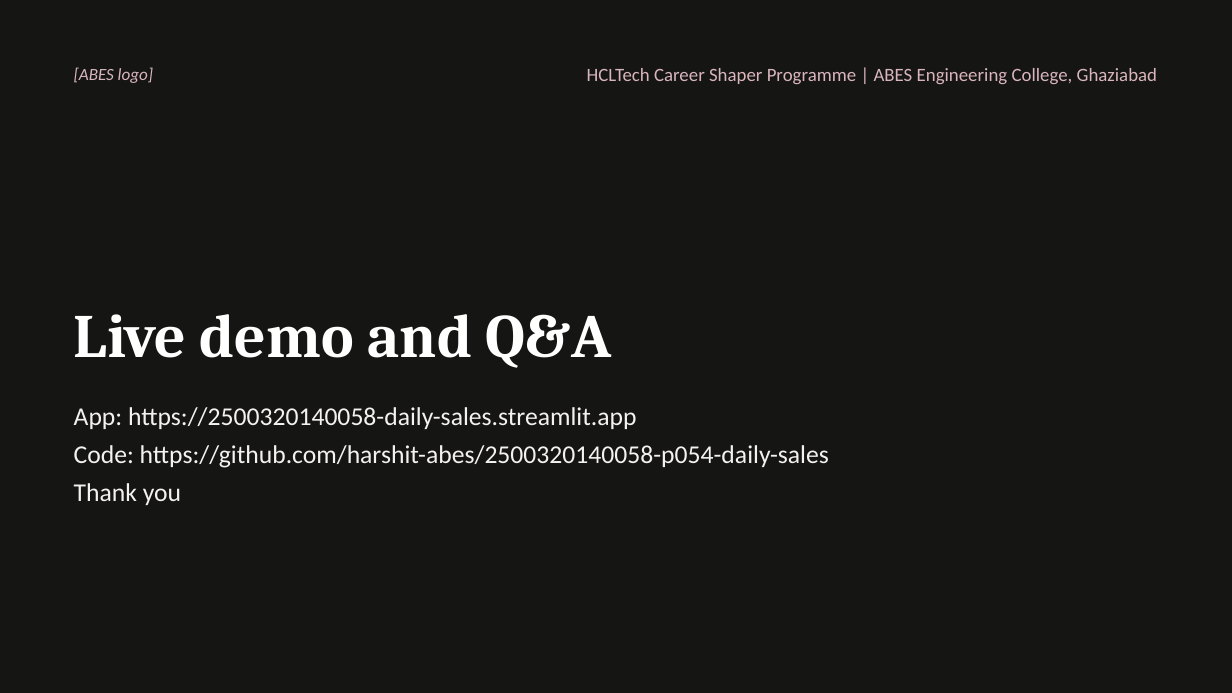
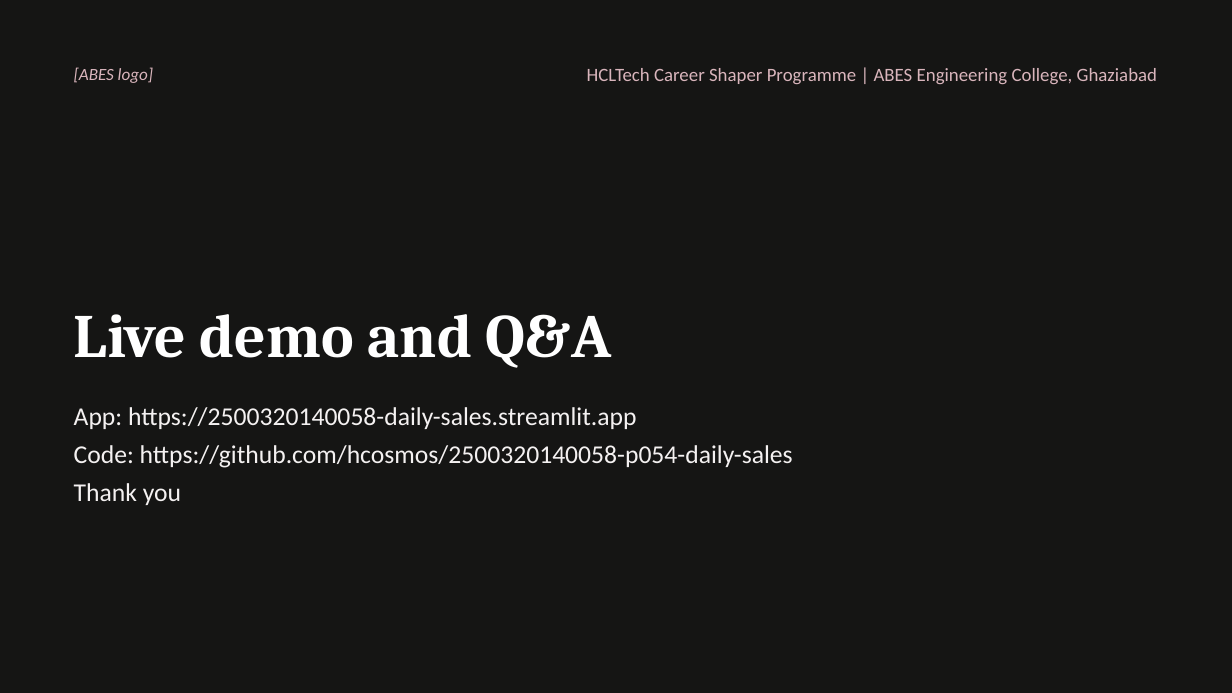
Before and after one commit to hcosmos/2500320140058-p054-daily-sales, a slide deck: slide 11 of docs/P054_Presentation.pptx. Drawn at 1232x693 pixels with LibreOffice and Linux fonts; fonts in the diff are those of the drawing. Boxes give left, top, right and bottom in pixels: in the first picture for what was removed or moved away, otherwise in the second. Text is boxed around its words. In the diff, an @@ line names an element or a change of style, - is before the commit and + after.

```diff
--- a/docs/P054_Presentation.pptx
+++ b/docs/P054_Presentation.pptx
@@ text at [74,445,793,468]: text changed @@
-Code: https://github.com/harshit-abes/2500320140058-p054-daily-sales
+Code: https://github.com/hcosmos/2500320140058-p054-daily-sales
```
Also in this commit, not shown: 3 other files.
